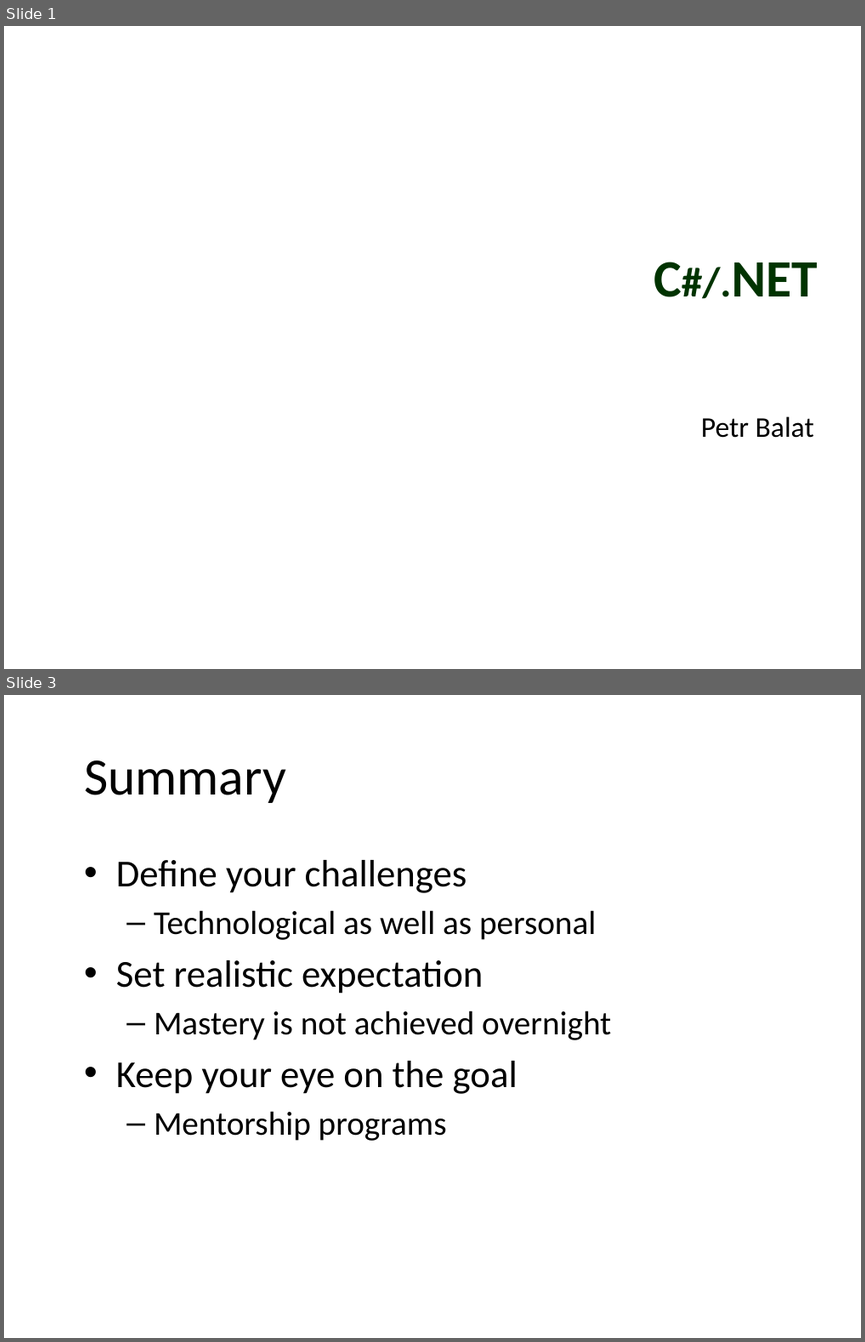
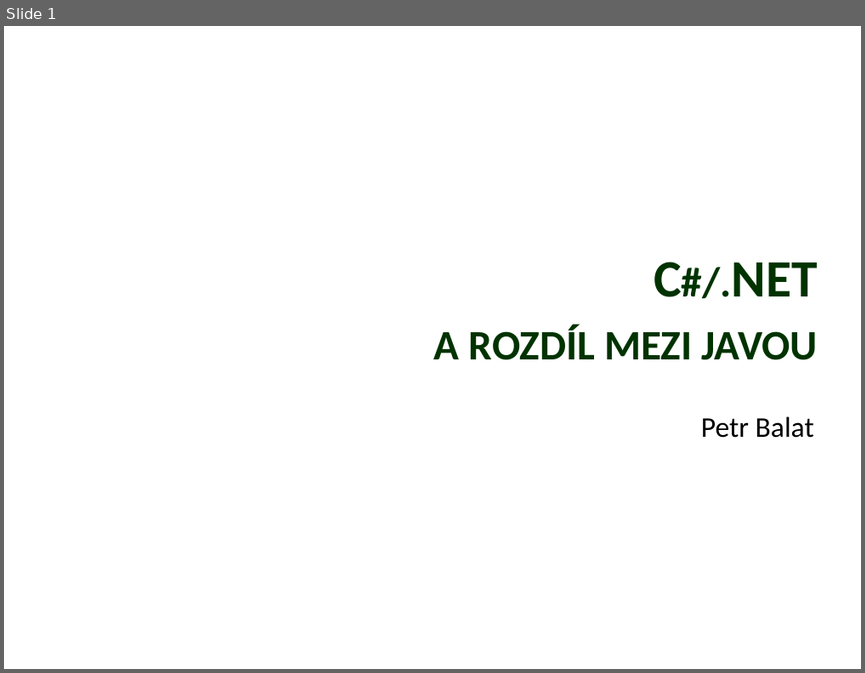
Before and after one commit to petrbalat/Skoleni-Csharp-NET, a slide deck: prezentace.pptx. Shown one above the other, each under a label of ours: slides 1 and 3 before the commit, slide 1 after it; the slides between them are not shown. The pictures are 865x1342 and 865x673 pixels, drawn with LibreOffice and Linux fonts; fonts in the diff are those of the drawing; background and template pictures are left out. Boxes give left, top, right and bottom in pixels: in the first picture for what was removed or moved away, otherwise in the second. Text is boxed around its words. In the diff, an @@ line names an element or a change of style, - is before the commit and + after.

```diff
--- a/prezentace.pptx
+++ b/prezentace.pptx
@@ slide 3 removed at (4,695,861,1338), background picture (left out) @@
@@ title removed at (84,760,286,803) @@
-Summary
@@ text removed at (116,860,611,1140) @@
-• Define your challenges
-  – Technological as well as personal
-• Set realistic expectation
-  – Mastery is not achieved overnight
-• Keep your eye on the goal
-  – Mentorship programs
@@ slide 1 changed as well @@
@@ title at (434,261,817,360): text changed @@
-C#/.NET
+C#/.NET
+a rozdíl mezi javou
```
Also in this commit, not shown: 9 slides added, 3 other slides removed, 5 other files.
